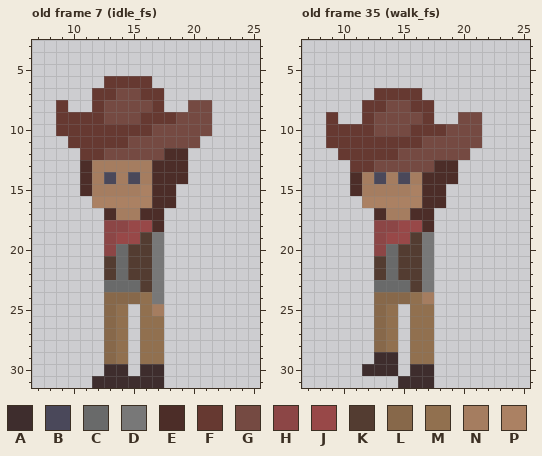
Pixel-art file: COP4053/Assets/Art/Aesprites/cowboi_flipped.aseprite. That is the earlier state.
32x32 pixels, 64 frames. Colours within 5 levels of each other are drawn and written as one. Shown: old frame 7 (idle_fs): x 7..25, y 3..31; old frame 35 (walk_fs): x 7..25, y 3..31. The commit also changed other frames, which this record leaves out.
Visible layers, top first: "Layer 2", "Layer 1".
Palette (. is transparent): A #3e2d2d  B #4a485a  C #696a6a  D #787878  E #4c2d28  F #663931  G #754a42  H #8c4646  J #984848  K #533c31  L #87684a  M #91704f  N #a57d60  P #ab8163
Pixels before, old frame 7 (idle_fs), first column x 9:
 6 ....FFFF.....
 7 ...FFGGFF....
 8 F..FGGGGF..GG
 9 FFFFGGGFFFGGG
10 FFFFFFFFGGGGG
11 .FFFFFGGGGGG.
12 ..FFGGGGGEE..
13 ..ENNNNNEEE..
14 ..ENBNBNEEE..
15 ..ENNNNPEE...
16 ...PPPPPEE...
17 ....ENNEE....
18 ....HHJJE....
19 ....HJJKD....
20 ....HCKKD....
21 ....KCKKD....
22 ....KCKKD....
23 ....CCCKD....
24 ....LLLMD....
25 ....LM.MN....
26 ....LM.MM....
27 ....LM.MM....
28 ....LM.MM....
29 ....LM.MM....
30 ....AA.AA....
31 ...AAAAAA....
Pixels before, old frame 35 (walk_fs), first column x 9:
 7 ....FFFF.....
 8 ...FFGGFF....
 9 F..FGGGGF..GG
10 FFFFGGGFFFGGG
11 FFFFFFFFGGGGG
12 .FFFFFGGGGGG.
13 ..FFGGGGGEE..
14 ..ENBNBNEEE..
15 ..ENNNNPEE...
16 ...PPPPPEE...
17 ....ENNEE....
18 ....HHJJE....
19 ....HJJKD....
20 ....HCKKD....
21 ....KCKKD....
22 ....KCKKD....
23 ....CCCKD....
24 ....LLLMN....
25 ....LM.MM....
26 ....LM.MM....
27 ....LM.MM....
28 ....LM.MM....
29 ....AA.MM....
30 ...AAA.AA....
31 ......AAA....
After the commit:
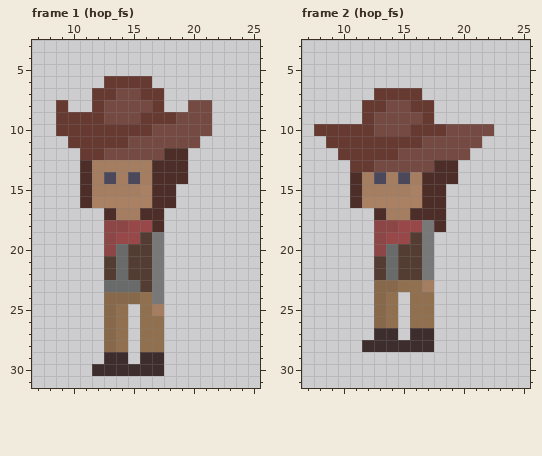
A new or re-ordered frame is compared with the old frame closest to it.
Edits made:
frames 64 -> 87
Changed rows in their new state; - is an unchanged pixel.
Frame 1 (hop_fs) is new; against old frame 7 (idle_fs), layer "Layer 1":
first column x 11:
16 E
first column x 12:
29 -AA-AA
30 A--A--
31 ......
Frame 2 (hop_fs) is new; against old frame 35 (walk_fs), layers "Layer 2", "Layer 1":
first column x 8:
 9 -.----------..-
10 F-------------G
first column x 11:
16 E-------
17 -------E
18 ------DE
first column x 12:
23 -LLMMN
24 --M.-M
27 -AA-AA
28 AAAAAA
29 -..-..
30 ...-..
31 ---...
